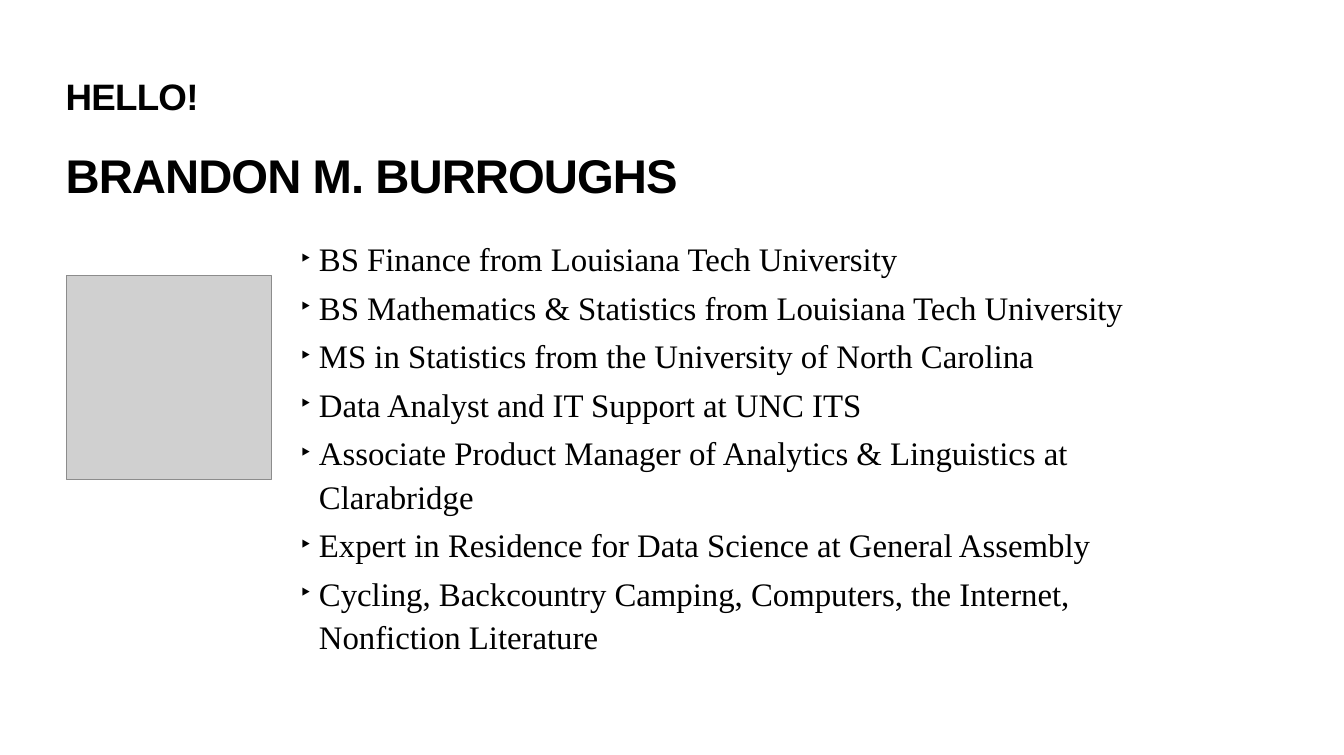
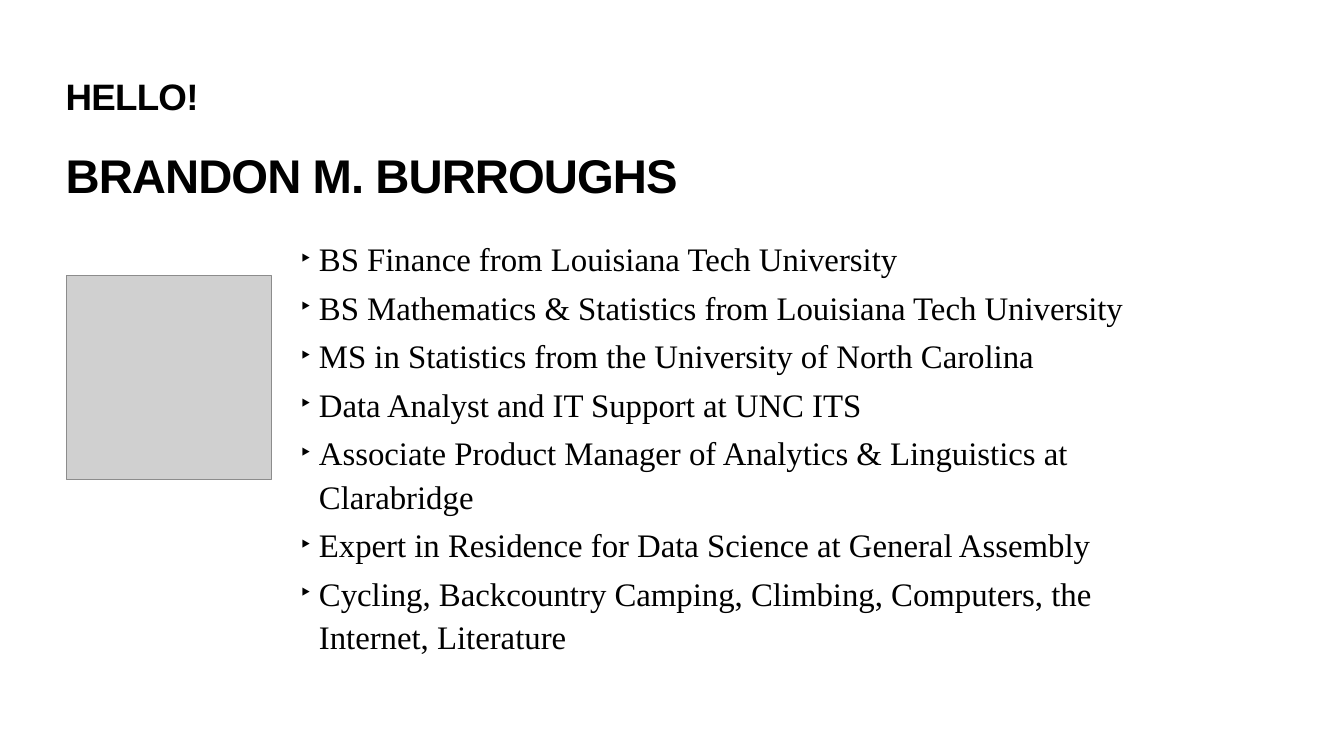
Before and after one commit to brandonmburroughs/sql_bootcamp, a slide deck: slide 3 of Slides/SQL Bootcamp.pptx. Drawn at 1344x755 pixels with LibreOffice and Linux fonts; fonts in the diff are those of the drawing; grey boxes stand for pictures. Boxes give left, top, right and bottom in pixels: in the first picture for what was removed or moved away, otherwise in the second. Text is boxed around its words. In the diff, an @@ line names an element or a change of style, - is before the commit and + after.

Commit message:
Updated slides

```diff
--- a/Slides/SQL Bootcamp.pptx
+++ b/Slides/SQL Bootcamp.pptx
@@ text at <box>319,583,1091,654</box>: text changed @@
-  ‣ Cycling, Backcountry Camping, Computers, the Internet, Nonfiction Literature
+  ‣ Cycling, Backcountry Camping, Climbing, Computers, the Internet, Literature
```
Also in this commit, not shown: 1 other file.
